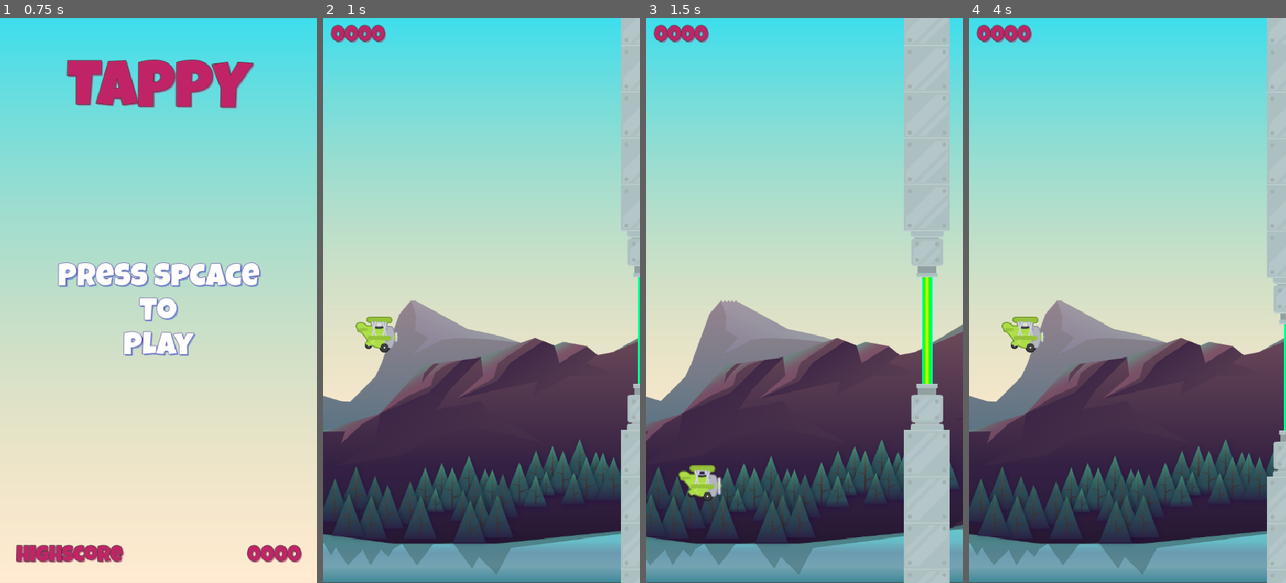
Above: before the commit, frames 1-4 (left to right).
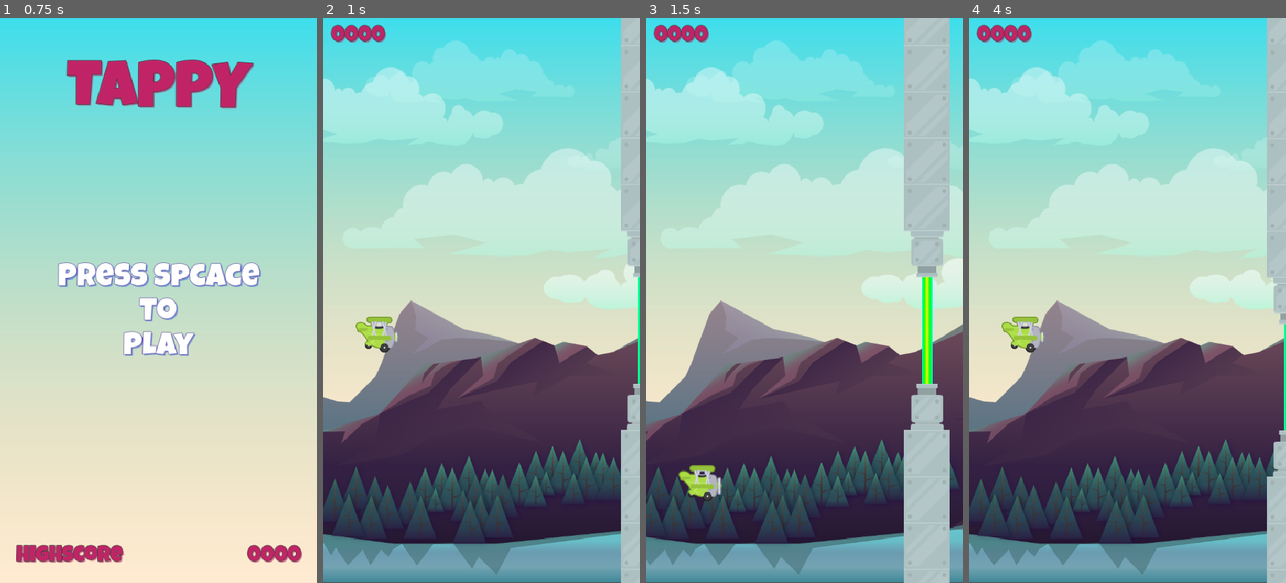
Above: after the commit, the same moments.

Repository: Peter-Pander/Tappy
Game: Godot game, scene res://Scenes/Main/Main.tscn
The game is run twice, just before and just after one commit, with the same random seed, the same clock (stepped at 60 frames per second) and the same inputs.
Inputs:
- Up to frame 1 (0.75 s): no input
- Up to frame 2 (1 s): tap Space (jump) at 0.77 s
- Up to frame 3 (1.5 s): no input
- Up to frame 4 (4 s): tap Space (jump) at 1.52, 3.02, 3.5, 3.77 s; tap Enter at 2.75 s

Frame 1 is identical in both runs. In frame 2, 12% of the frame differs, in the area x 0-100%, y 4-68%; in frame 3, 12%; in frame 4, 12%.

Commit message:
Improve parallax background with cloud layers and unique textures
- Replaced repeated rocks_1.png textures with unique cloud images for layers 2–5
- Updated ext_resource section to include clouds_1.png through clouds_4.png
- Assigned each Parallax2D layer its own cloud texture to improve depth and visual variety
- Preserved rocks_1.png and rocks_2.png for the foreground layers

Diff:
--- a/Scenes/ParallaxBg/ParallaxBgs.tscn
+++ b/Scenes/ParallaxBg/ParallaxBgs.tscn
@@ -1,8 +1,12 @@
-[gd_scene load_steps=4 format=3 uid="uid://bctvmq1tgtrvs"]
+[gd_scene load_steps=8 format=3 uid="uid://bctvmq1tgtrvs"]
 
 [ext_resource type="Texture2D" uid="uid://dmn7r8xxm2gvf" path="res://assets/background/sky.png" id="1_6r7fq"]
 [ext_resource type="Texture2D" uid="uid://bo5jjmdduqm1p" path="res://assets/background/rocks_2.png" id="1_elplr"]
+[ext_resource type="Texture2D" uid="uid://cc482kopo01gq" path="res://assets/background/clouds_1.png" id="2_18dkh"]
 [ext_resource type="Texture2D" uid="uid://7w6rd2yedo7g" path="res://assets/background/rocks_1.png" id="2_jyr8t"]
+[ext_resource type="Texture2D" uid="uid://btdxvksqjumct" path="res://assets/background/clouds_2.png" id="3_qey0y"]
+[ext_resource type="Texture2D" uid="uid://bp6pp5pdn7ww5" path="res://assets/background/clouds_3.png" id="4_spe3s"]
+[ext_resource type="Texture2D" uid="uid://cowf3kttpfbj1" path="res://assets/background/clouds_4.png" id="5_qhouy"]
 
 [node name="ParallaxBgs" type="Node2D"]
 
@@ -16,7 +20,7 @@
 autoscroll = Vector2(-10, 0)
 
 [node name="Sprite2D" type="Sprite2D" parent="Parallax2D2"]
-texture = ExtResource("2_jyr8t")
+texture = ExtResource("2_18dkh")
 centered = false
 
 [node name="Parallax2D3" type="Parallax2D" parent="."]
@@ -24,7 +28,7 @@
 autoscroll = Vector2(-20, 0)
 
 [node name="Sprite2D" type="Sprite2D" parent="Parallax2D3"]
-texture = ExtResource("2_jyr8t")
+texture = ExtResource("3_qey0y")
 centered = false
 
 [node name="Parallax2D4" type="Parallax2D" parent="."]
@@ -32,7 +36,7 @@
 autoscroll = Vector2(-30, 0)
 
 [node name="Sprite2D" type="Sprite2D" parent="Parallax2D4"]
-texture = ExtResource("2_jyr8t")
+texture = ExtResource("4_spe3s")
 centered = false
 
 [node name="Parallax2D5" type="Parallax2D" parent="."]
@@ -40,7 +44,7 @@
 autoscroll = Vector2(-40, 0)
 
 [node name="Sprite2D" type="Sprite2D" parent="Parallax2D5"]
-texture = ExtResource("2_jyr8t")
+texture = ExtResource("5_qhouy")
 centered = false
 
 [node name="Parallax2D6" type="Parallax2D" parent="."]
